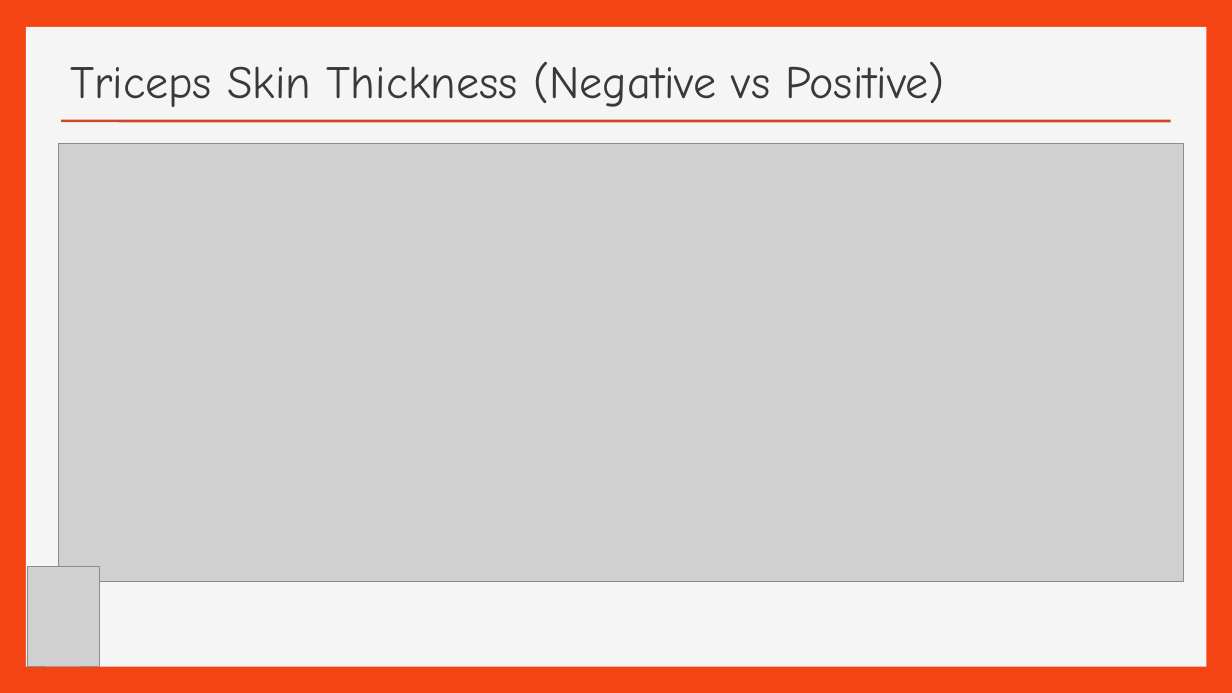
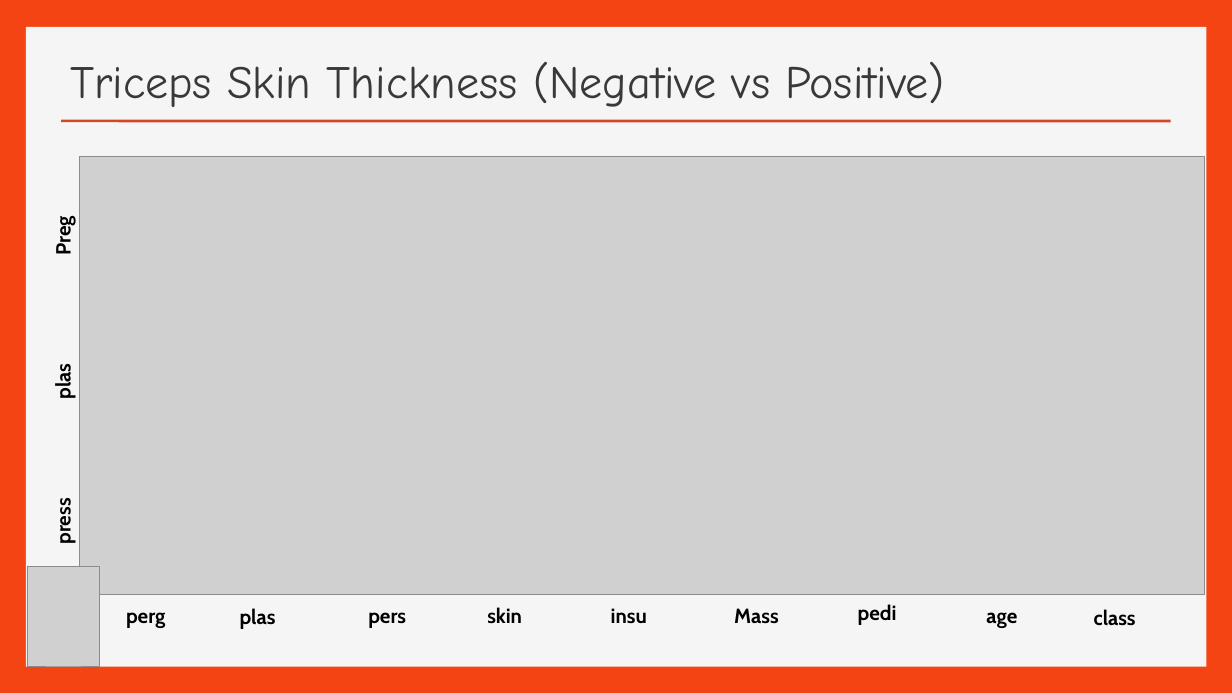
Before and after one commit to efreier12/Final-Project, a slide deck: slide 14 of Pima Indian Diabetes ( Final Project).ppt. Drawn at 1232x693 pixels with LibreOffice and Linux fonts; fonts in the diff are those of the drawing; grey boxes stand for pictures; background and template pictures are left out. Boxes give left, top, right and bottom in pixels: in the first picture for what was removed or moved away, otherwise in the second. Text is boxed around its words. In the diff, an @@ line names an element or a change of style, - is before the commit and + after.

```diff
--- a/Pima Indian Diabetes ( Final Project).ppt
+++ b/Pima Indian Diabetes ( Final Project).ppt
@@ picture: place and size @@
-picture at box(59, 143, 1184, 581)
+picture at box(79, 157, 1204, 595)
@@ text added at box(51, 220, 76, 254), 16 pt, text #000000, bold @@
+Preg
@@ text added at box(51, 367, 76, 398), 16 pt, text #000000, bold @@
+plas
@@ text added at box(51, 502, 76, 543), 16 pt, text #000000, bold @@
+press
@@ group added at box(126, 604, 1136, 629): 9 texts @@
+perg
+plas
+pers
+skin
+insu
+Mass
+pedi
+age
+class
```
Also in this commit, not shown: 4 other slides changed, 4 slides added, 4 slides removed.
